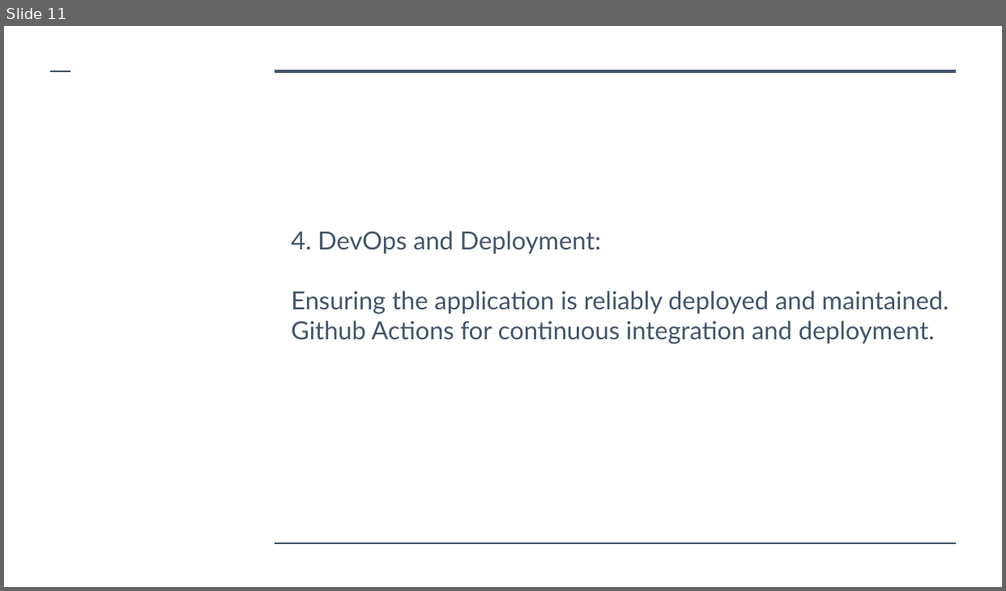
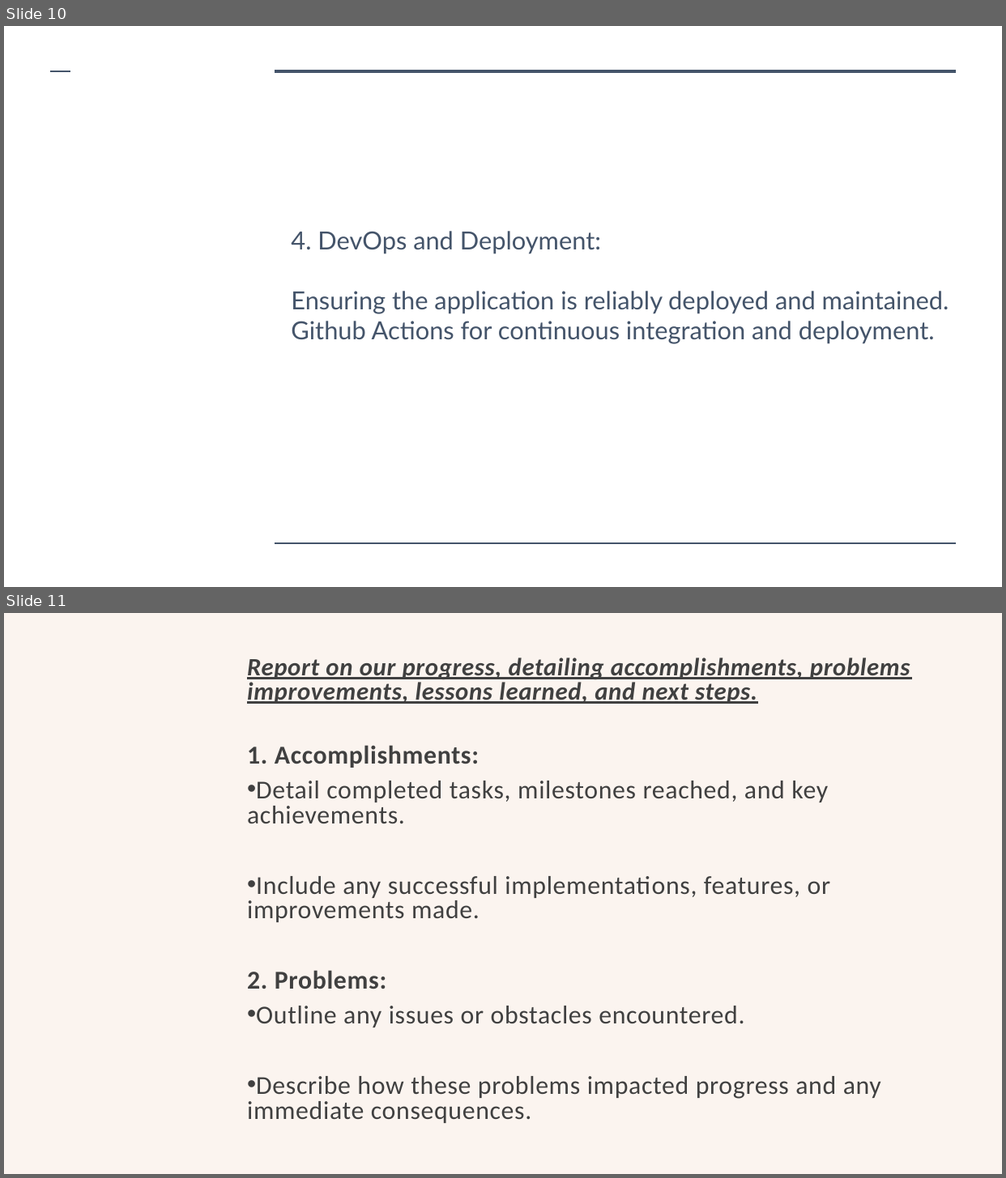
Before and after one commit to achrafkassimi/Portfolio_LocationTVM_Pitch, a slide deck: doc/Location TVM.pptx. Shown one above the other, each under a label of ours: slide 11 before the commit, slides 10 and 11 after it. The pictures are 1006x591 and 1006x1178 pixels, drawn with LibreOffice and Linux fonts; fonts in the diff are those of the drawing; background and template pictures are left out. Boxes give left, top, right and bottom in pixels: in the first picture for what was removed or moved away, otherwise in the second. Text is boxed around its words. In the diff, an @@ line names an element or a change of style, - is before the commit and + after.

```diff
--- a/doc/Location TVM.pptx
+++ b/doc/Location TVM.pptx
@@ slide 11 added at [4,613,1002,1174], background #FBF4EF @@
@@ text added at [247,658,910,1123], 24.8 pt, text #404040 @@
+Report on our progress, detailing accomplishments, problems improvements, lessons learned, and next steps.
+1. Accomplishments:
+• Detail completed tasks, milestones reached, and key achievements.
+• Include any successful implementations, features, or improvements made.
+2. Problems:
+• Outline any issues or obstacles encountered.
+• Describe how these problems impacted progress and any immediate consequences.
@@ what was slide 11 is now slide 10 @@
```
Also in this commit, not shown: 4 slides changed, 4 other slides added, 24 slides removed.
